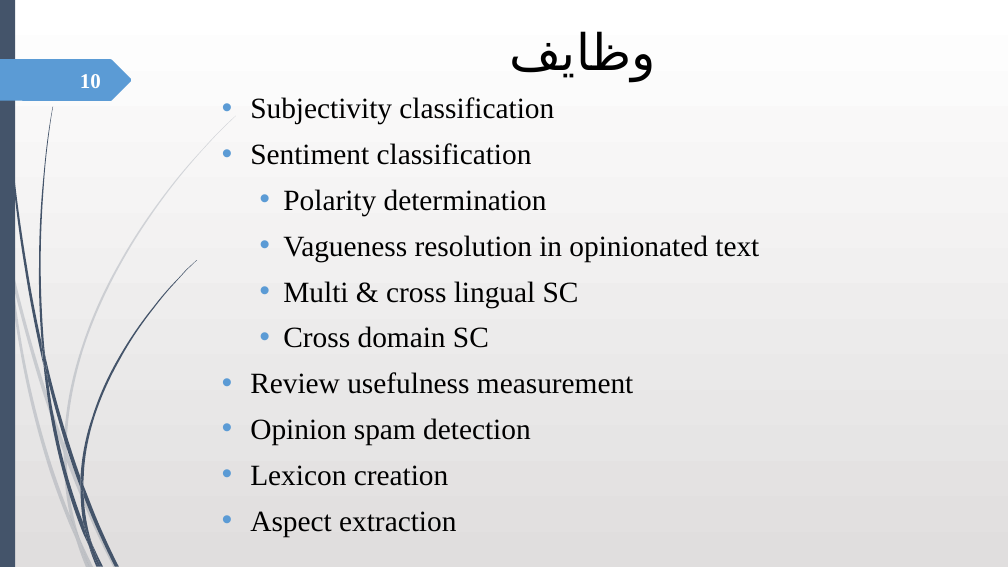
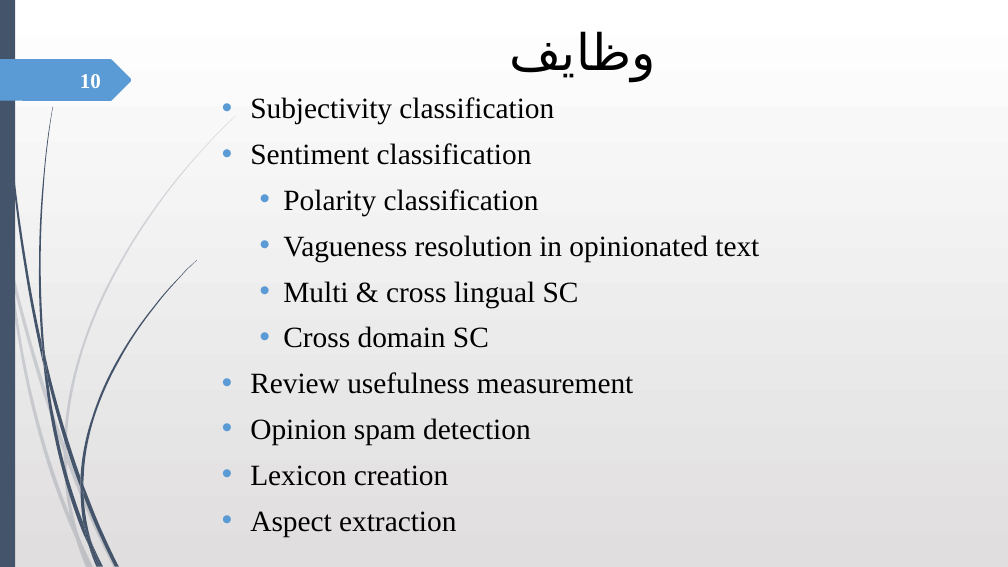
Before and after one commit to robati/speakerRecognition, a slide deck: slide 10 of OM.pptx. Drawn at 1008x567 pixels with LibreOffice and Linux fonts; fonts in the diff are those of the drawing. Boxes give left, top, right and bottom in pixels: in the first picture for what was removed or moved away, otherwise in the second. Text is boxed around its words. In the diff, an @@ line names an element or a change of style, - is before the commit and + after.

```diff
--- a/OM.pptx
+++ b/OM.pptx
@@ text at (x1=283, y1=189, x2=539, y2=216): text changed @@
-  • Polarity determination
+  • Polarity classification
```
Also in this commit, not shown: 14 other slides changed.
